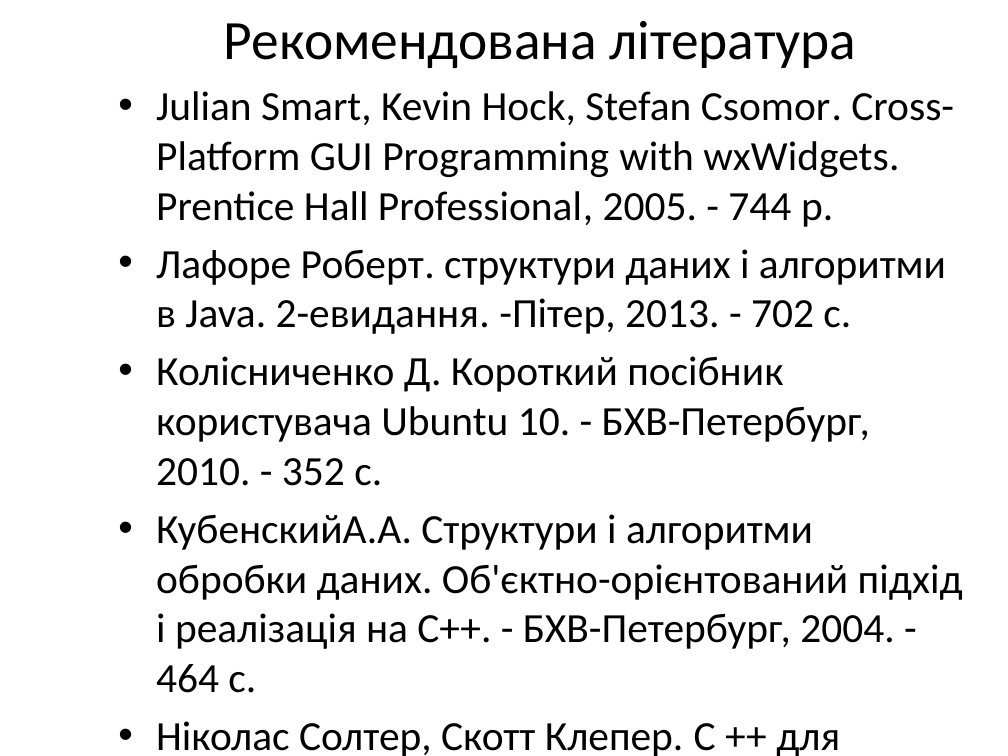
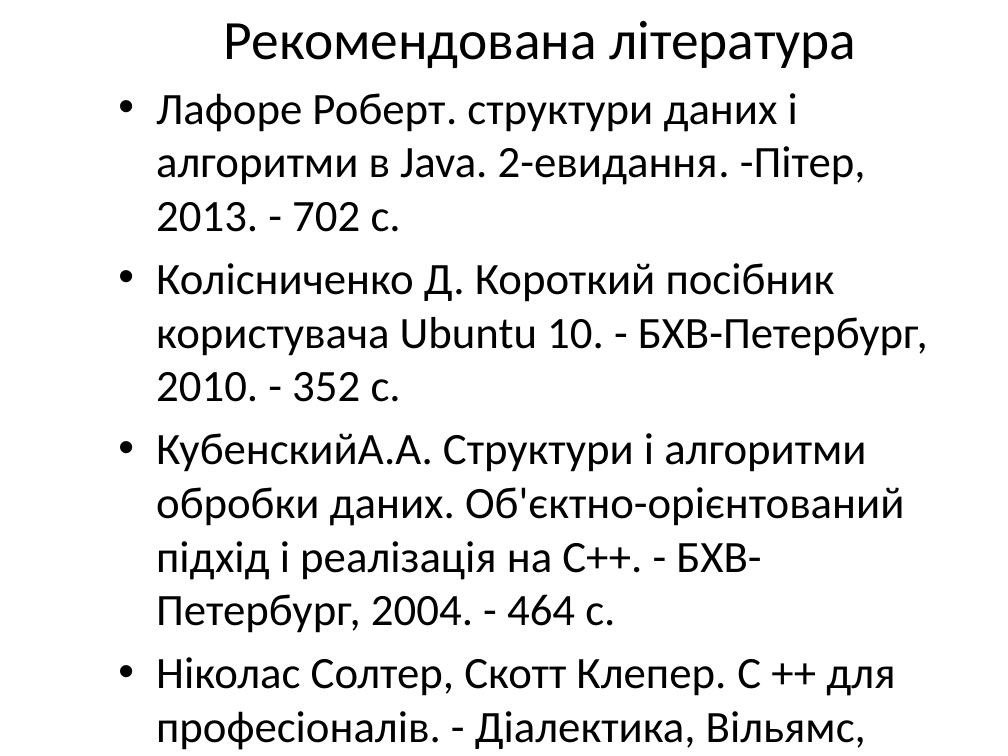
Before and after one commit to a-vodka/oop_qt, a slide deck: slide 3 of lecture-01.pptx. Drawn at 1008x756 pixels with LibreOffice and Linux fonts; fonts in the diff are those of the drawing; background and template pictures are left out. Boxes give left, top, right and bottom in pixels: in the first picture for what was removed or moved away, otherwise in the second. Text is boxed around its words. In the diff, an @@ line names an element or a change of style, - is before the commit and + after.

```diff
--- a/lecture-01.pptx
+++ b/lecture-01.pptx
@@ text "Лафоре Роберт. структури даних і ..." at [156,93,928,750]: size 29.6 to 32 pt @@
@@ text at [156,91,954,227]: paragraph removed @@
-• Julian Smart, Kevin Hock, Stefan Csomor. Cross-Platform GUI Programming with wxWidgets. Prentice Hall Professional, 2005. - 744 p.
```
Also in this commit, not shown: 2 other slides changed, 7 other files.
